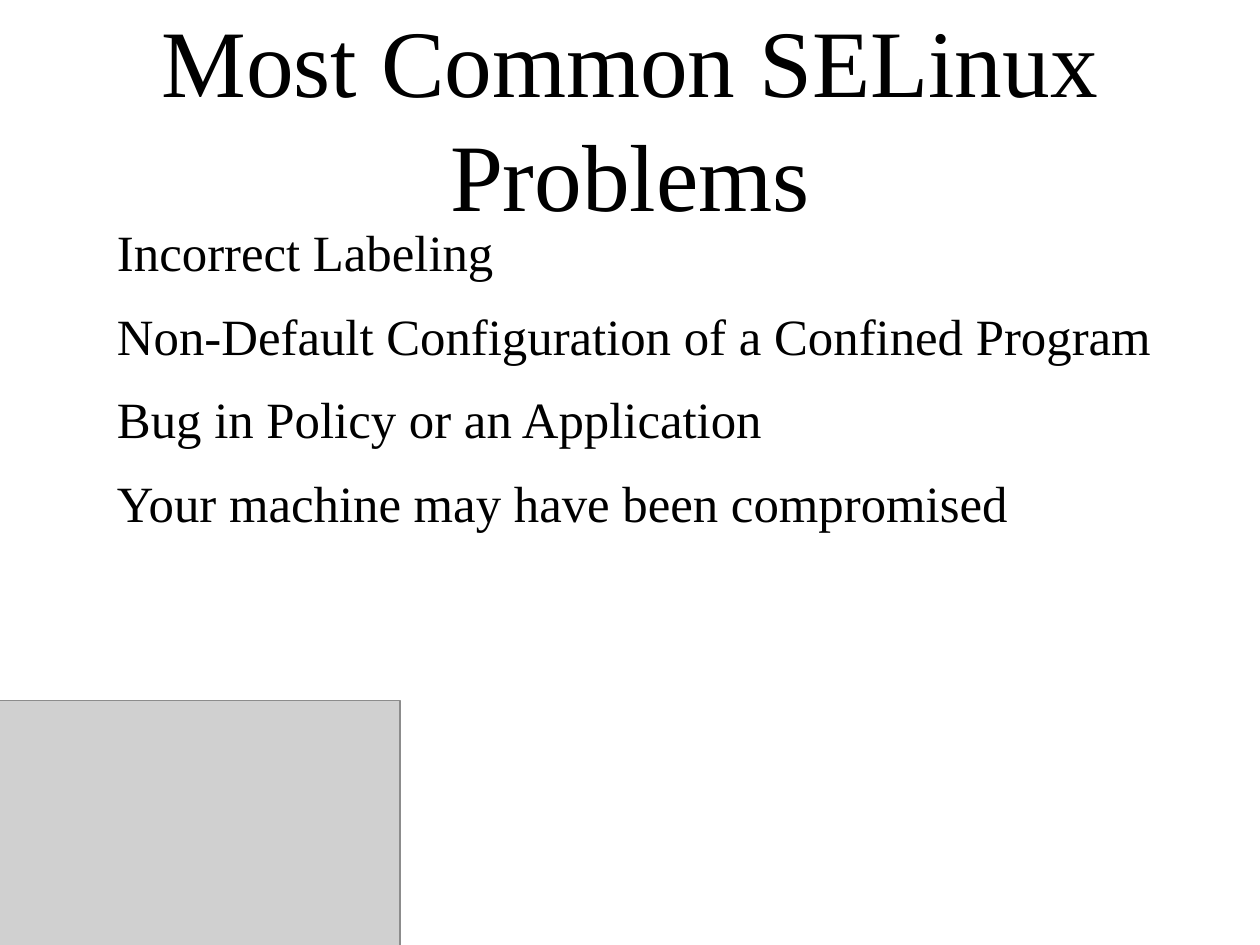
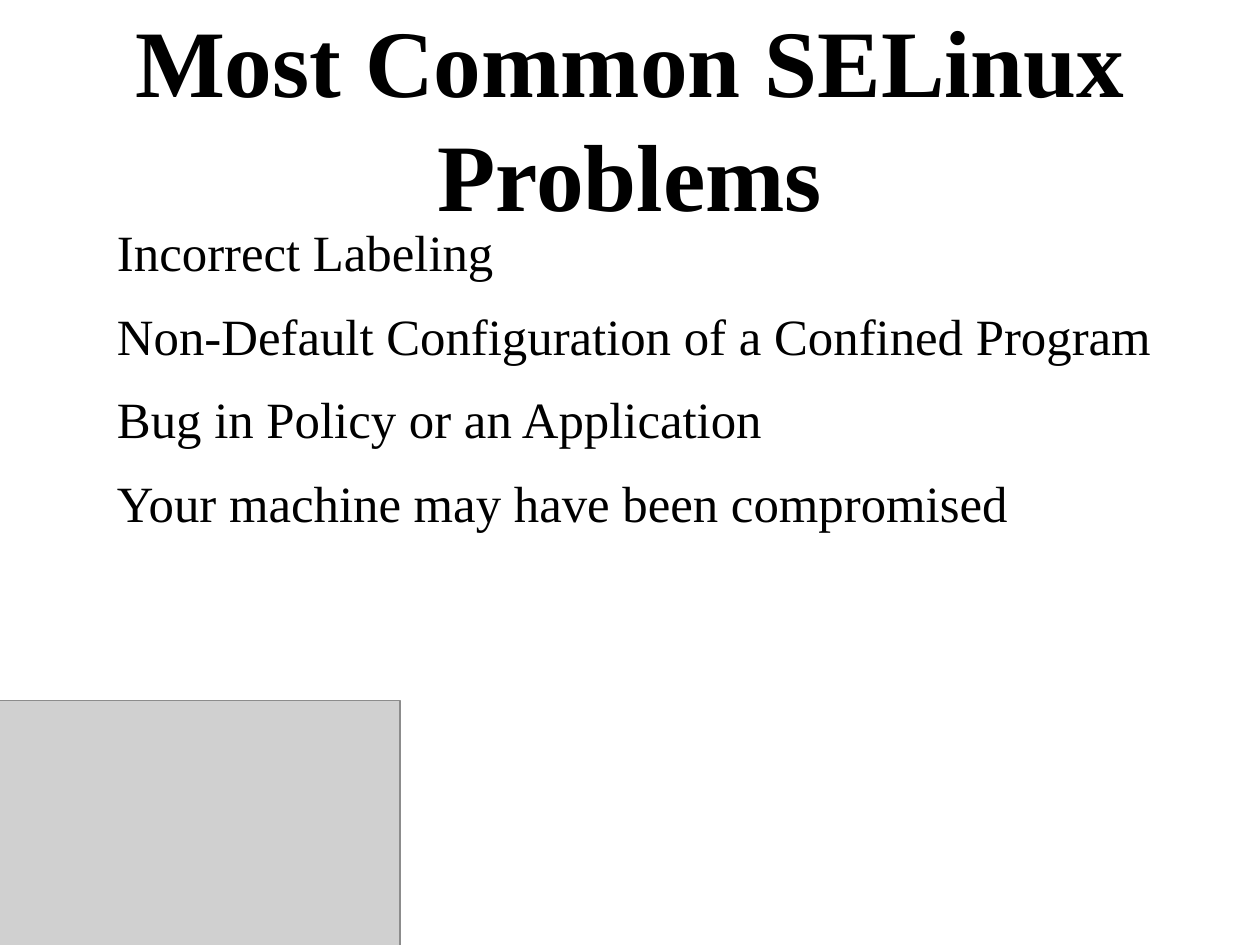
Before and after one commit to dpquigl/demystifying-selinux-part2, a slide deck: slide 39 of demystifying_selinux_part2_OSCON_19JUL2014.odp (slide 38 before the commit). Drawn at 1260x945 pixels with LibreOffice and Linux fonts; fonts in the diff are those of the drawing; grey boxes stand for pictures. Boxes give left, top, right and bottom in pixels: in the first picture for what was removed or moved away, otherwise in the second. Text is boxed around its words. In the diff, an @@ line names an element or a change of style, - is before the commit and + after.

```diff
--- a/demystifying_selinux_part2_OSCON_19JUL2014.odp
+++ b/demystifying_selinux_part2_OSCON_19JUL2014.odp
@@ title "Most Common SELinux Problems" at bbox=[135, 31, 1125, 212]: bold on @@
```
Also in this commit, not shown: 4 other slides changed, 5 slides added, 2 other files.
